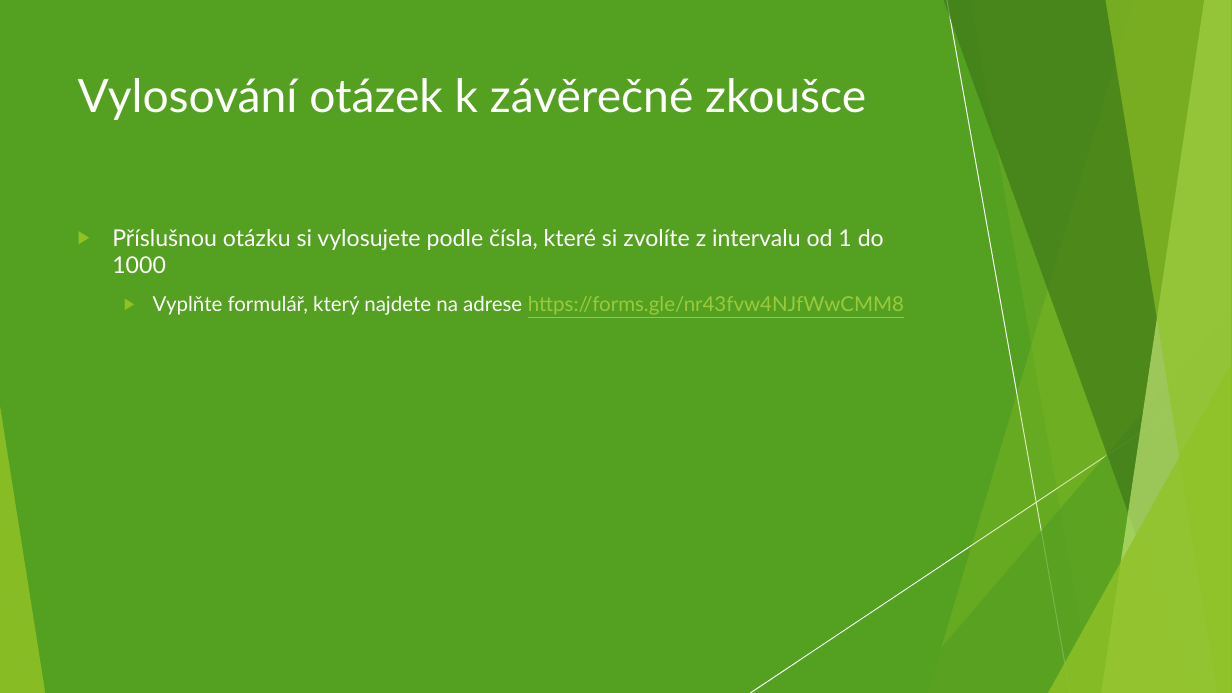
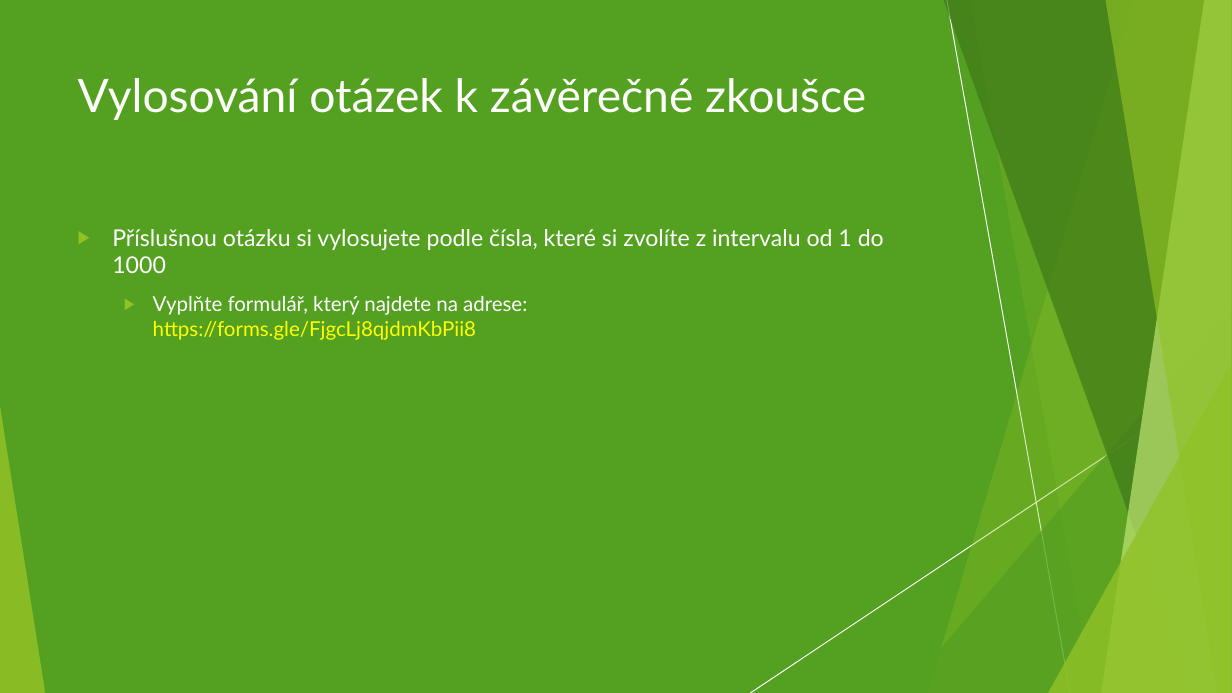
Before and after one commit to 4iz160/cviceni, a slide deck: slide 5 of 12-opakovani/cviceni-12.pptx. Drawn at 1232x693 pixels with LibreOffice and Linux fonts; fonts in the diff are those of the drawing. Boxes give left, top, right and bottom in pixels: in the first picture for what was removed or moved away, otherwise in the second. Text is boxed around its words. In the diff, an @@ line names an element or a change of style, - is before the commit and + after.

```diff
--- a/12-opakovani/cviceni-12.pptx
+++ b/12-opakovani/cviceni-12.pptx
@@ text at <box>153,296,527,340</box>: text changed @@
-  ▶ Vyplňte formulář, který najdete na adrese https://forms.gle/nr43fvw4NJfWwCMM8
+  ▶ Vyplňte formulář, který najdete na adrese:
+    https://forms.gle/FjgcLj8qjdmKbPii8
```
Also in this commit, not shown: 1 other slide changed, 1 other file.
